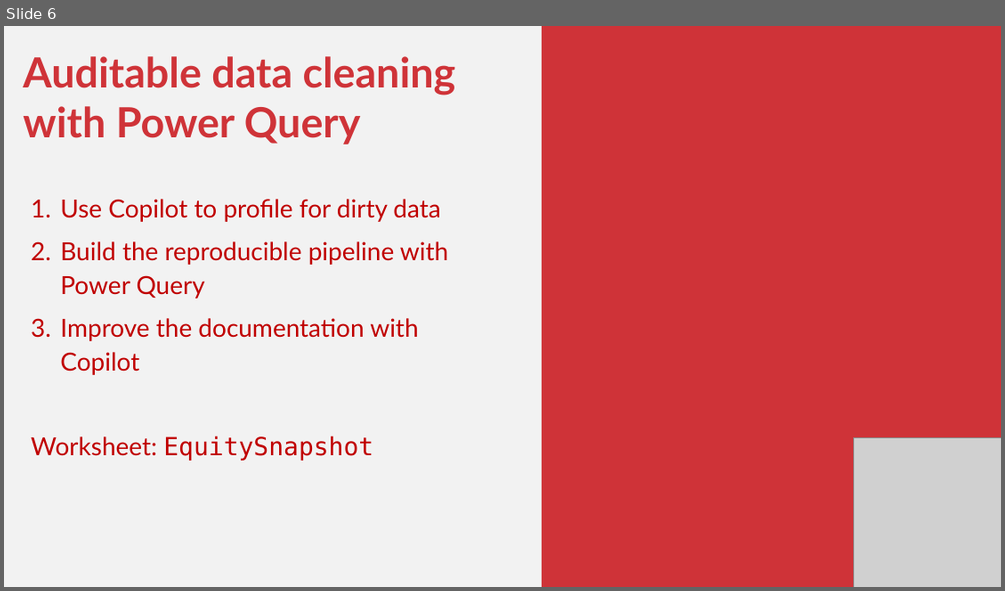
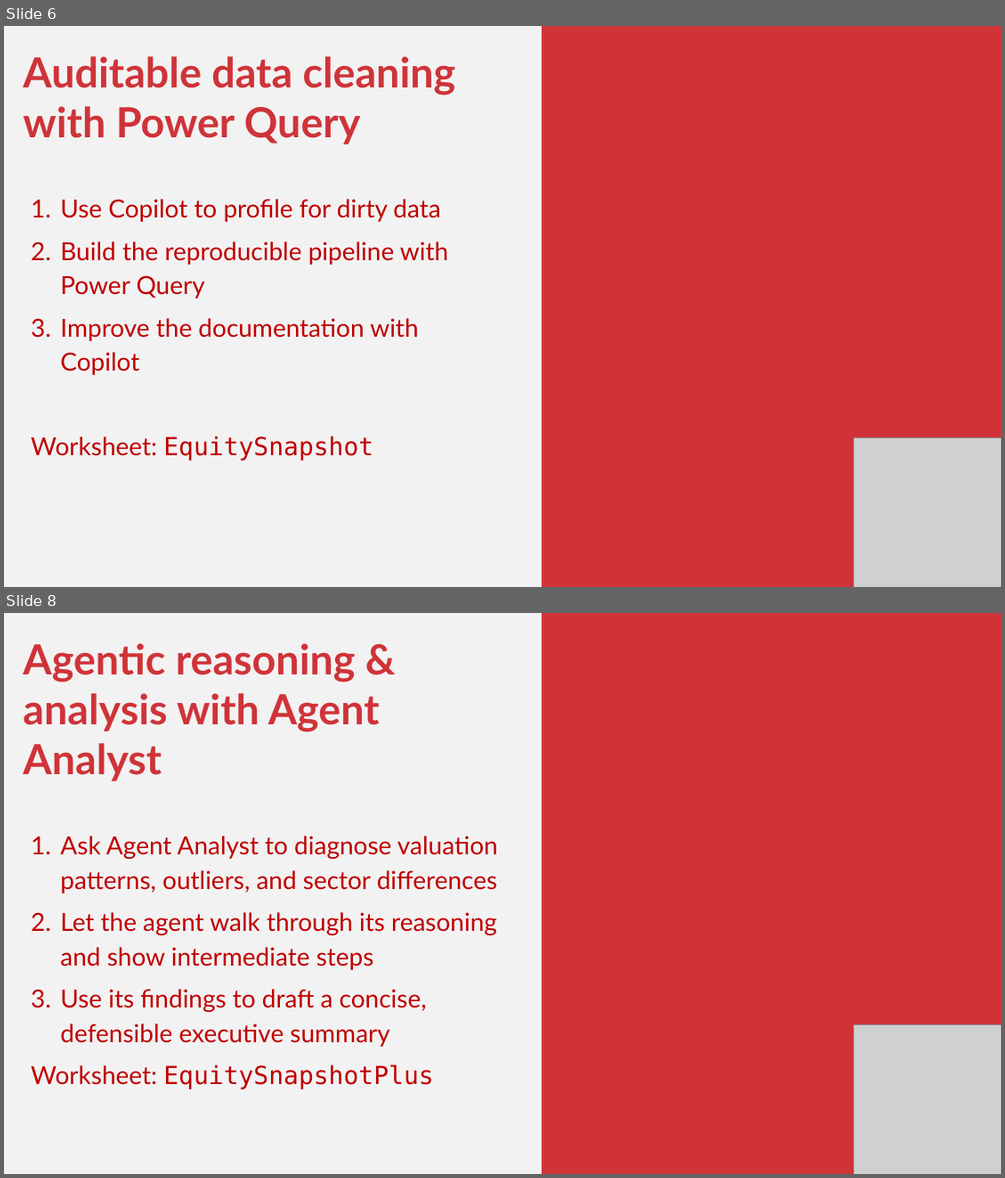
Before and after one commit to stringfestdata/ai-excel-financial-modelers-fmi, a slide deck: ai-financial-modeling-fmi.pptx. Shown one above the other, each under a label of ours: slide 6 before the commit, slides 6 and 8 after it; the slides between them are not shown. The pictures are 1005x591 and 1005x1178 pixels, drawn with LibreOffice and Linux fonts; fonts in the diff are those of the drawing; grey boxes stand for pictures. Boxes give left, top, right and bottom in pixels: in the first picture for what was removed or moved away, otherwise in the second. Text is boxed around its words. In the diff, an @@ line names an element or a change of style, - is before the commit and + after.

```diff
--- a/ai-financial-modeling-fmi.pptx
+++ b/ai-financial-modeling-fmi.pptx
@@ slide 8 added at box(4, 613, 1001, 1174), background #F2F2F2 @@
@@ rectangle added at box(542, 613, 1001, 1174), fill #CF3338 @@
@@ text added at box(23, 643, 498, 1046), 36 pt, text #C00000 @@
+Agentic reasoning & analysis with Agent Analyst
+1. Ask Agent Analyst to diagnose valuation patterns, outliers, and sector differences
+2. Let the agent walk through its reasoning and show intermediate steps
+3. Use its findings to draft a concise, defensible executive summary
+Worksheet: EquitySnapshotPlus
@@ picture added at box(853, 1024, 1001, 1174) @@
```
Also in this commit, not shown: 4 other slides added, 2 slides removed, 5 other files.
